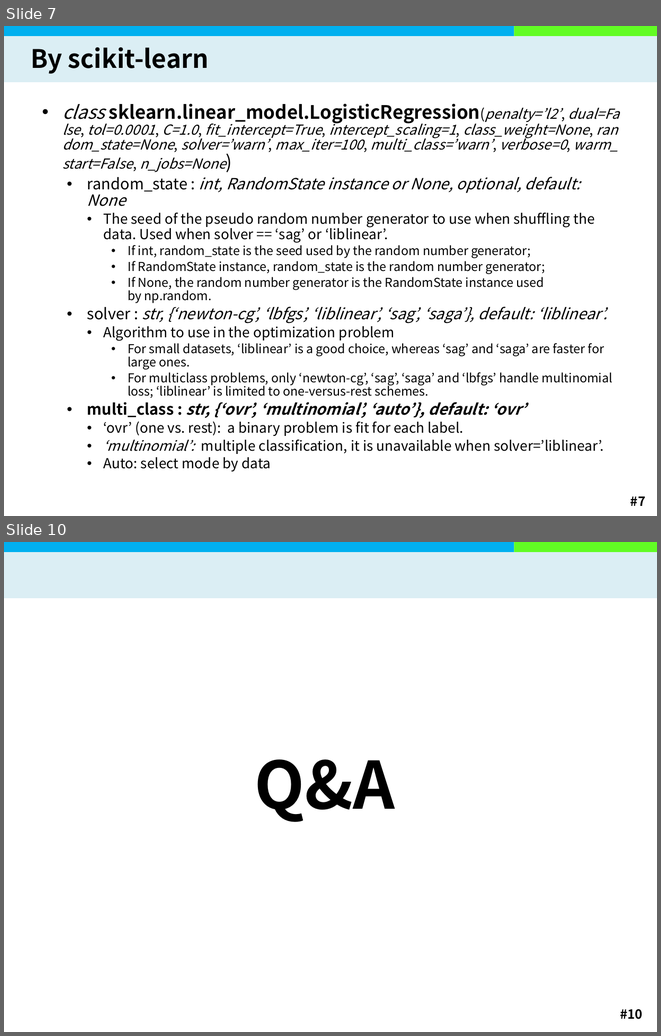
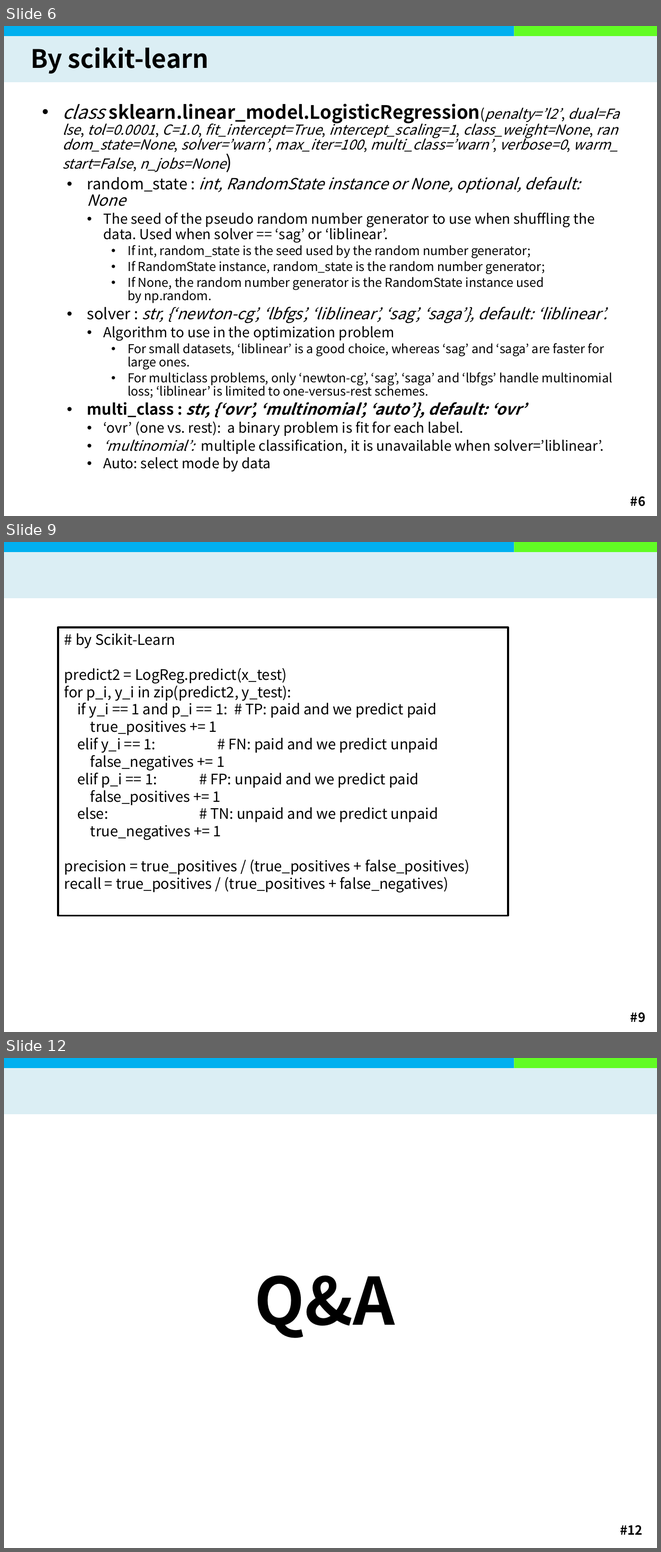
Before and after one commit to kyengee/University, a slide deck: 4-1/빅데이터/16 로지스틱 회귀분석/16 로지스틱 회귀분석.pptx. Shown one above the other, each under a label of ours: slides 7 and 10 before the commit, slides 6, 9 and 12 after it; the slides between them are not shown. The pictures are 661x1036 and 661x1552 pixels, drawn with LibreOffice and Linux fonts; fonts in the diff are those of the drawing; background and template pictures are left out. Boxes give left, top, right and bottom in pixels: in the first picture for what was removed or moved away, otherwise in the second. Text is boxed around its words. In the diff, an @@ line names an element or a change of style, - is before the commit and + after.

```diff
--- a/4-1/빅데이터/16 로지스틱 회귀분석/16 로지스틱 회귀분석.pptx
+++ b/4-1/빅데이터/16 로지스틱 회귀분석/16 로지스틱 회귀분석.pptx
@@ slide 9 added at (x1=4, y1=542, x2=657, y2=1032), background #FFFFFF; not listed: 4 template elements that a slide beside it also shows @@
@@ rectangle added at (x1=58, y1=627, x2=508, y2=916), fill #FFFFFF, outline #000000 2 pt, 16 pt, text #000000 @@
+# by Scikit-Learn
+predict2 = LogReg.predict(x_test)
+for p_i, y_i in zip(predict2, y_test):
+if y_i == 1 and p_i == 1: # TP: paid and we predict paid
+true_positives += 1
+elif y_i == 1: # FN: paid and we predict unpaid
+false_negatives += 1
+elif p_i == 1: # FP: unpaid and we predict paid
+false_positives += 1
+else: # TN: unpaid and we predict unpaid
+true_negatives += 1
+precision = true_positives / (true_positives + false_positives)
+recall = true_positives / (true_positives + false_negatives)
@@ what was slide 7 is now slide 6 @@
@@ page number at (x1=630, y1=496, x2=645, y2=506): text changed @@
-#7
+#6
@@ what was slide 10 is now slide 12 @@
@@ page number at (x1=620, y1=1525, x2=642, y2=1534): text changed @@
-#10
+#12
```
Also in this commit, not shown: 1 slide changed, 3 other slides added, 2 slides removed, 4 other files.
